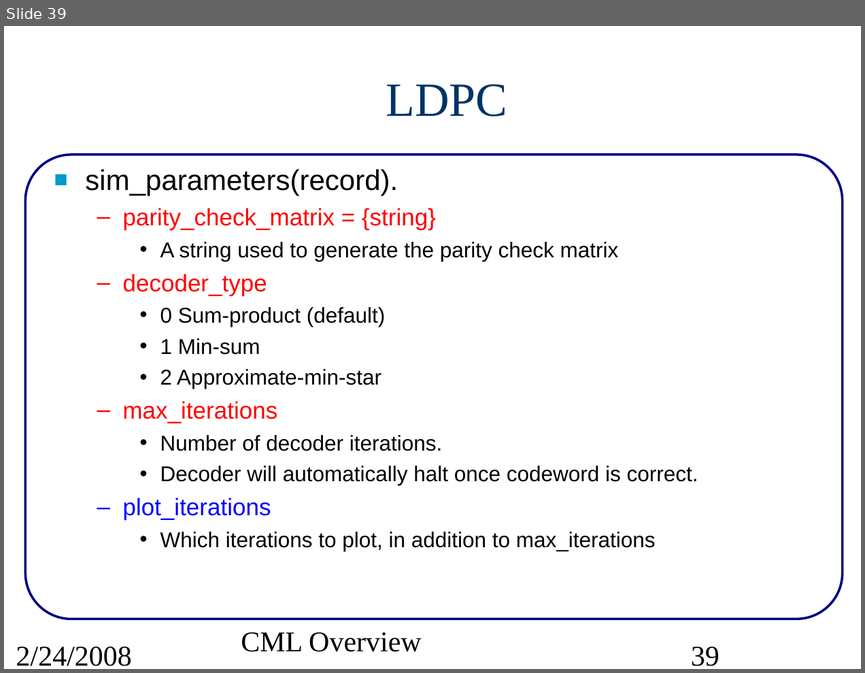
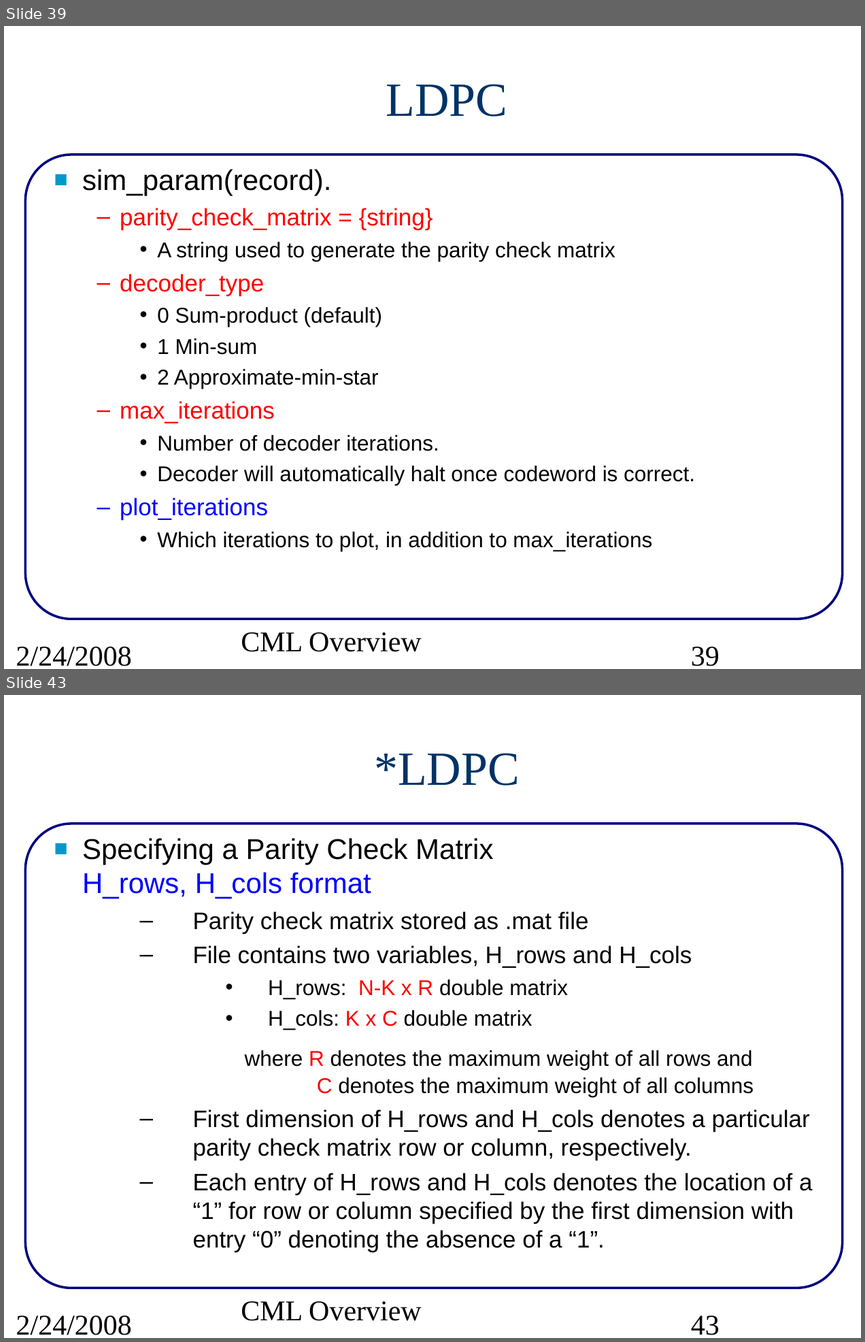
Before and after one commit to wvu-wcrl/PCS, a slide deck: pcs/projects/cml/doc/src/CMLoverview.ppt. Shown one above the other, each under a label of ours: slide 39 before the commit, slides 39 and 43 after it; the slides between them are not shown. The pictures are 865x673 and 865x1342 pixels, drawn with LibreOffice and Linux fonts; fonts in the diff are those of the drawing. Boxes give left, top, right and bottom in pixels: in the first picture for what was removed or moved away, otherwise in the second. Text is boxed around its words. In the diff, an @@ line names an element or a change of style, - is before the commit and + after.

```diff
--- a/pcs/projects/cml/doc/src/CMLoverview.ppt
+++ b/pcs/projects/cml/doc/src/CMLoverview.ppt
@@ slide 43 added at bbox=[4, 695, 861, 1338], background #FFFFFF; not listed: 1 template element that a slide beside it also shows @@
@@ title added at bbox=[374, 753, 519, 785], 40 pt, text #003366 @@
+*LDPC
@@ text added at bbox=[82, 838, 812, 1252], 20 pt, text #000000 @@
+■ Specifying a Parity Check Matrix
+  H_rows, H_cols format
+  – Parity check matrix stored as .mat file
+  – File contains two variables, H_rows and H_cols
+    • H_rows: N-K x R double matrix
+    • H_cols: K x C double matrix
+where R denotes the maximum weight of all rows and
+C denotes the maximum weight of all columns
+  – First dimension of H_rows and H_cols denotes a particular parity check matrix row or column, respectively.
+  – Each entry of H_rows and H_cols denotes the location of a “1” for row or column specified by the first dimension with entry “0” denoting the absence of a “1”.
@@ text added at bbox=[241, 1301, 422, 1321], 24 pt, text #000000 @@
+CML Overview
@@ text added at bbox=[16, 1315, 132, 1335], 24 pt, text #000000 @@
+2/24/2008
@@ page number added at bbox=[691, 1315, 719, 1335], 24 pt, text #000000 @@
+43
@@ slide 39 changed as well @@
@@ text at bbox=[82, 169, 331, 195]: text changed @@
-■ sim_parameters(record).
+■ sim_param(record).
@@ text at bbox=[120, 208, 695, 551]: indent changed @@
```
Also in this commit, not shown: 92 other slides changed, 16 other slides added, 4 other files.
